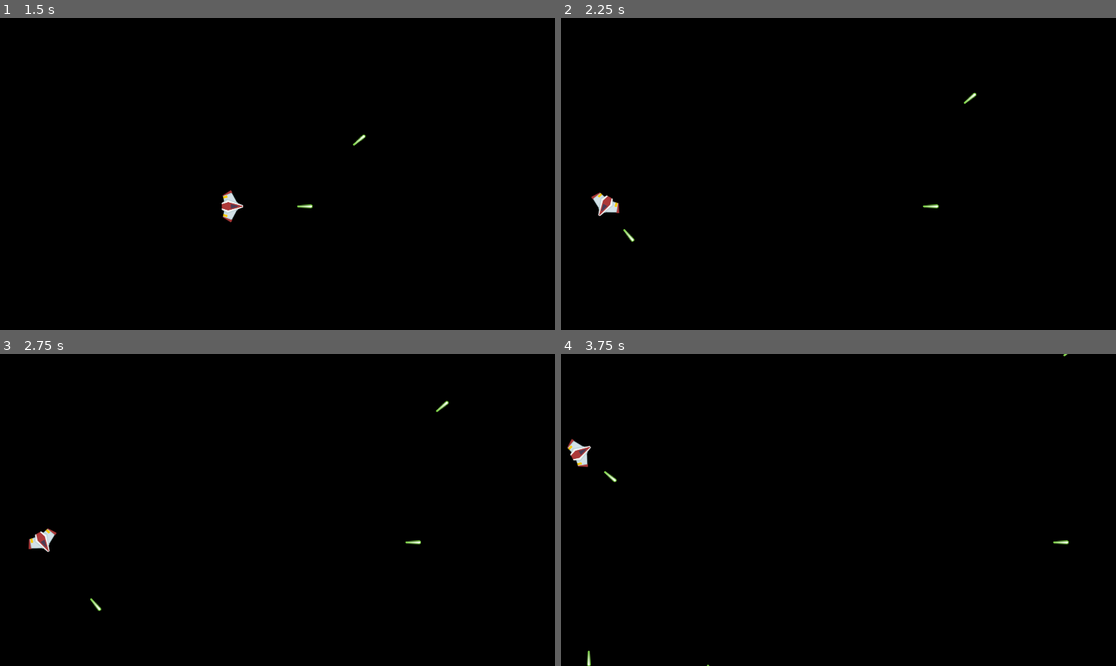
Above: before the commit, frames 1-4 (two rows, left to right).
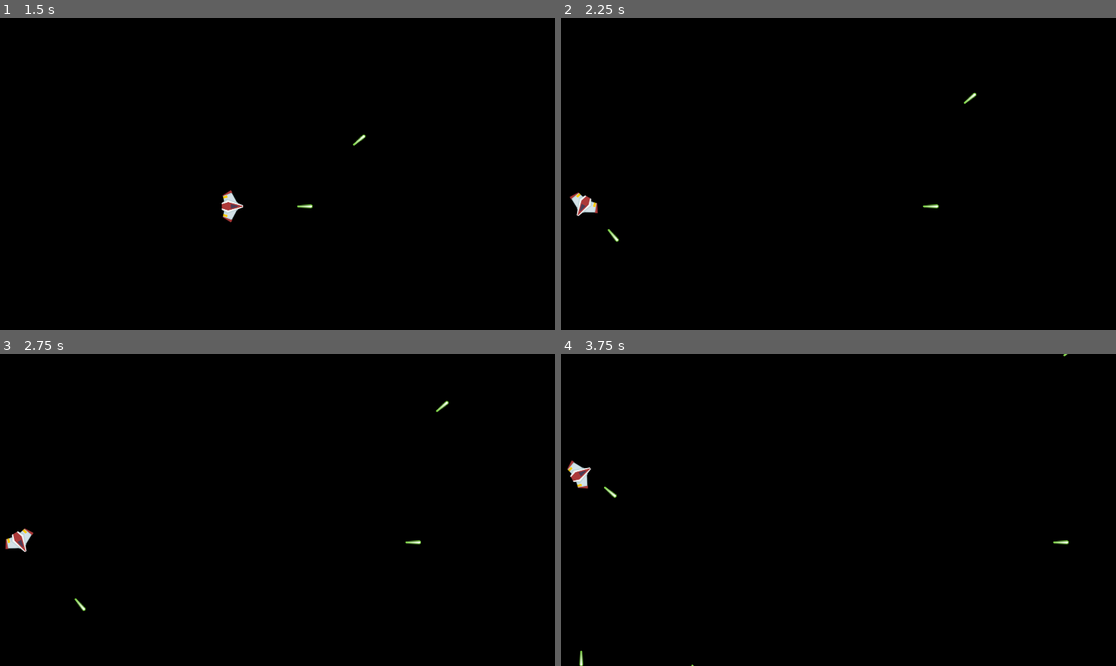
Above: after the commit, the same moments.

Repository: Dripcoding/godot-asteroids
Game: Godot game, scene res://game.tscn
Same seed, same stepped clock (60 frames per second), same inputs: the game is played once before the commit and once after it.
Inputs:
- Up to frame 1 (1.5 s): tap Enter at 0.5 s; hold D (right) 0.53-1.28 s; tap Space (shoot) at 0.6, 1.35 s; hold S (down) from 1.28 s (still down)
- Up to frame 2 (2.25 s): release S (down) at 2.03 s; hold D (right) from 2.03 s (still down); tap Space (shoot) at 2.1 s
- Up to frame 3 (2.75 s): keep holding D (right)
- Up to frame 4 (3.75 s): release D (right) at 2.78 s; hold W (up) 2.78-3.53 s; tap Space (shoot) at 2.85, 3.6 s; hold A (left) from 3.53 s (still down)

Frame 1 is identical in both runs. In frame 2, 0.5% of the frame differs, in the area x 1-14%, y 55-72%; in frame 3, 0.5%; in frame 4, 0.6%, in the area x 1-27%, y 27-100%.

Commit message:
update player movement

Diff:
--- a/player.gd
+++ b/player.gd
@@ -18,8 +18,9 @@
 		global_rotation_degrees += ship_rotation
 	elif Input.is_action_pressed("up") or Input.is_action_pressed("down"):
 		velocity += direction.rotated(deg_to_rad(global_rotation_degrees)) * speed
-		velocity *= friction
-		move_and_slide()
+
+	velocity *= friction
+	move_and_slide()
 
 	shoot()
 
